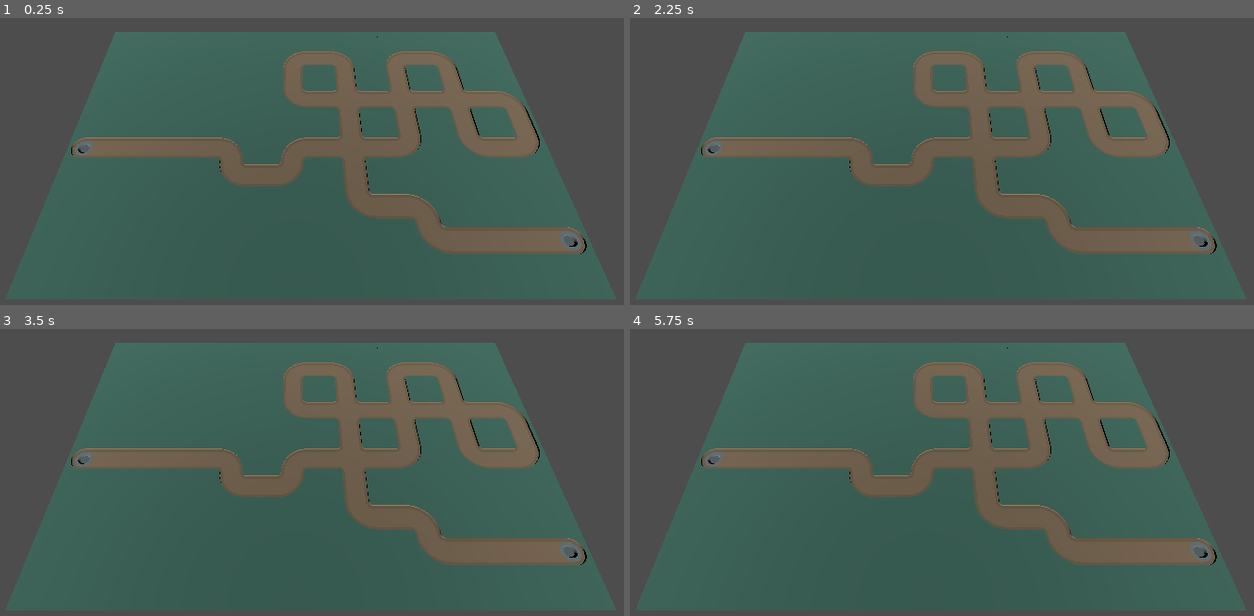
Above: before the commit, frames 1-4 (two rows, left to right).
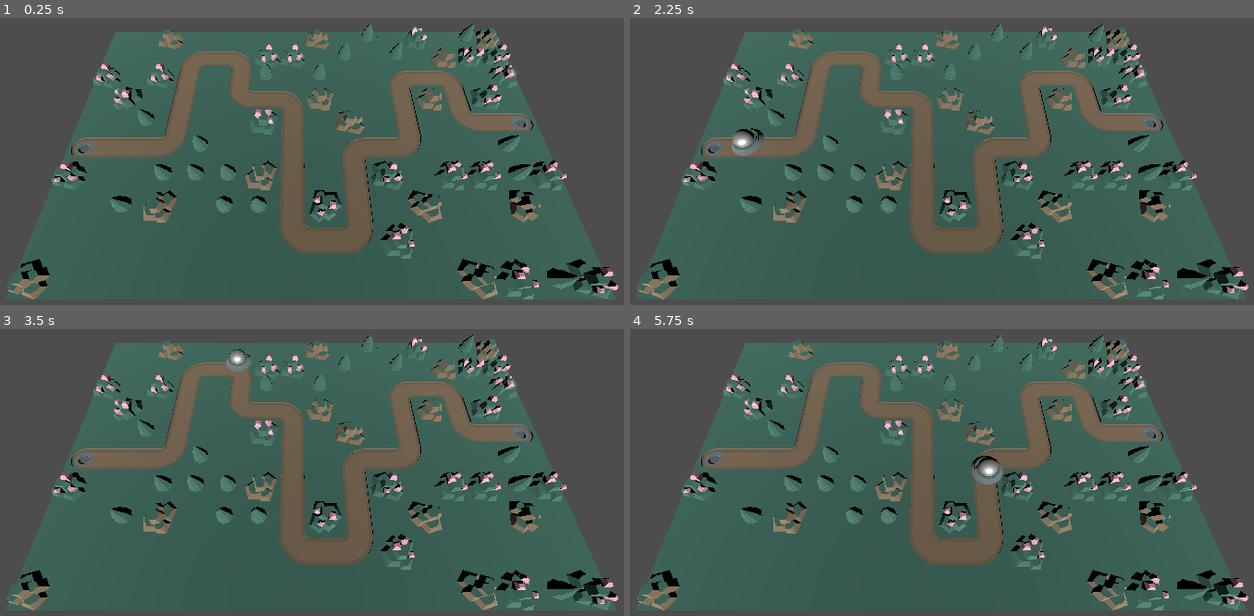
Above: after the commit, the same moments.

Repository: marcosfersu/towerDefense
Game: Godot game, scene res://components/path_display/path_display.tscn
Same seed, same stepped clock (60 frames per second), same inputs: the game is played once before the commit and once after it.
Inputs:
- Up to frame 1 (0.25 s): no input
- Up to frame 2 (2.25 s): tap Enter at 0.5, 2 s; tap Space at 1.25 s
- Up to frame 3 (3.5 s): no input
- Up to frame 4 (5.75 s): no input

The runs differ from the first frame. In frame 1, 21% of the frame differs, in the area x 1-100%, y 1-99%; in frame 2, 21%; in frame 3, 21%; in frame 4, 21%.

Commit message:
add lopp and enemy. autoload

Diff:
--- a/components/path_display/path_display.gd
+++ b/components/path_display/path_display.gd
@@ -1,59 +1,67 @@
 extends Node3D
 
+@export var tile_start: PackedScene
 @export var tile_end: PackedScene
 @export var tile_straight: PackedScene
 @export var tile_corner: PackedScene
-@export var tile_empty: PackedScene
-@export var tile_crossing: PackedScene
+@export var tile_crossroads: PackedScene
+@export var tile_enemy: PackedScene
+@export var tile_empty: Array[PackedScene]
 
-@export var map_length: int = 16
-@export var map_height: int = 10
-
-@export var loop: bool = true
-@export var min_path_size = 50
-@export var max_path_size = 70
-@export var min_loops = 3
-@export var max_loops = 5
-
-var _pg: PathGenerator
-
-# Called when the node enters the scene tree for the first time.
+## Assumes the path generator has finished, and adds the remaining tiles to fill in the grid.
 func _ready():
-	_pg = PathGenerator.new(map_length, map_height)
-	_display_path()
 	_complete_grid()
 
+	await get_tree().create_timer(2).timeout
+	_pop_along_grid()
+
+func _pop_along_grid():
+	var box = tile_enemy.instantiate()
+
+	var c3d:Curve3D = Curve3D.new()
+
+	for element in PathGenInstance.get_path_route():
+		c3d.add_point(Vector3(element.x, 0.4, element.y))
+
+	var p3d:Path3D = Path3D.new()
+	add_child(p3d)
+	p3d.curve = c3d
+
+	var pf3d:PathFollow3D = PathFollow3D.new()
+	p3d.add_child(pf3d)
+	pf3d.add_child(box)
+
+	var curr_distance:float = 0.0
+
+	while curr_distance < c3d.point_count-1:
+		curr_distance += 0.1
+		pf3d.progress = clamp(curr_distance, 0, c3d.point_count-1.00001)
+		await get_tree().create_timer(0.01).timeout
+
+	if curr_distance >= c3d.point_count-1:
+		box.queue_free()
+
 func _complete_grid():
-	for x in range(map_length):
-		for y in range(map_height):
-			if not _pg.get_path().has(Vector2i(x,y)):
-				var tile: Node3D = tile_empty.instantiate()
+	for x in range(PathGenInstance.path_config.map_length):
+		for y in range(PathGenInstance.path_config.map_height):
+			if not PathGenInstance.get_path_route().has(Vector2i(x,y)):
+				var tile:Node3D = tile_empty.pick_random().instantiate()
 				add_child(tile)
 				tile.global_position = Vector3(x, 0, y)
-
-func _display_path():
-	var iteration_count: int = 1
-	_pg.generate_path(true)
-
-	while _pg.get_path().size() < min_path_size or _pg.get_path().size() > max_path_size or _pg.get_loop_count() < min_loops or _pg.get_loop_count() > max_loops:
-		iteration_count += 1
-		_pg.generate_path(true)
-
-	print("Generated a path of %d tiles after %d iterations" % [_pg.get_path().size(), iteration_count])
-	print(_pg.get_path())
+				tile.global_rotation_degrees = Vector3(0, randi_range(0,3)*90, 0)
 
 
-	for i in range(_pg.get_path().size()):
-		var tile_score: int = _pg.get_tile_score(i)
+	for i in range(PathGenInstance.get_path_route().size()):
+		var tile_score: int = PathGenInstance.get_tile_score(i)
 
-		var tile: Node3D = tile_empty.instantiate()
+		var tile: Node3D = tile_empty[0].instantiate()
 		var tile_rotation: Vector3 = Vector3.ZERO
 
 		if tile_score == 2:
 			tile = tile_end.instantiate()
 			tile_rotation = Vector3(0,-90,0)
 		elif tile_score == 8:
-			tile = tile_end.instantiate()
+			tile = tile_start.instantiate()
 			tile_rotation = Vector3(0,90,0)
 		elif tile_score == 10:
 			tile = tile_straight.instantiate()
@@ -74,9 +82,9 @@
 			tile = tile_corner.instantiate()
 			tile_rotation = Vector3(0,270,0)
 		elif tile_score == 15:
-			tile = tile_crossing.instantiate()
+			tile = tile_crossroads.instantiate()
 			tile_rotation = Vector3(0,0,0)
 
 		add_child(tile)
-		tile.global_position = Vector3(_pg.get_path_tile(i).x, 0, _pg.get_path_tile(i).y)
+		tile.global_position = Vector3(PathGenInstance.get_path_tile(i).x, 0, PathGenInstance.get_path_tile(i).y)
 		tile.global_rotation_degrees = tile_rotation
--- a/components/path_display/path_display.tscn
+++ b/components/path_display/path_display.tscn
@@ -1,20 +1,25 @@
-[gd_scene load_steps=7 format=3 uid="uid://i71rtmkkjxgt"]
+[gd_scene load_steps=11 format=3 uid="uid://i71rtmkkjxgt"]
 
 [ext_resource type="Script" path="res://components/path_display/path_display.gd" id="1_en18q"]
 [ext_resource type="PackedScene" uid="uid://btf0jka7ikjfx" path="res://assets/tile_endRoundSpawn.glb" id="2_2md6o"]
 [ext_resource type="PackedScene" uid="uid://bepx5m7bnqa31" path="res://assets/tile_straight.glb" id="2_8nabp"]
 [ext_resource type="PackedScene" uid="uid://0eok8ff1mn4f" path="res://assets/tile_cornerRound.glb" id="3_iqjqi"]
-[ext_resource type="PackedScene" uid="uid://dxwh07n0xk3bb" path="res://assets/tile.glb" id="4_yiprk"]
-[ext_resource type="PackedScene" uid="uid://bm28scfp0ldcc" path="res://assets/tile_crossing.glb" id="6_7uegp"]
+[ext_resource type="PackedScene" uid="uid://bbtvbjam3w7yb" path="res://assets/tile_crystal.glb" id="5_4wjb1"]
+[ext_resource type="PackedScene" uid="uid://u2s5tgrmdg6y" path="res://assets/tile_rock.glb" id="6_74d6d"]
+[ext_resource type="PackedScene" uid="uid://bm28scfp0ldcc" path="res://assets/tile_crossing.glb" id="6_xc4iu"]
+[ext_resource type="PackedScene" uid="uid://bk5deujrejeuh" path="res://assets/tile_tree.glb" id="7_24fbr"]
+[ext_resource type="PackedScene" uid="uid://dxwh07n0xk3bb" path="res://assets/tile.glb" id="8_5cgay"]
+[ext_resource type="PackedScene" uid="uid://d2gnab1q74oua" path="res://assets/enemy_ufoGreen.glb" id="10_lpem0"]
 
 [node name="path_display" type="Node3D"]
 script = ExtResource("1_en18q")
+tile_start = ExtResource("2_2md6o")
 tile_end = ExtResource("2_2md6o")
 tile_straight = ExtResource("2_8nabp")
 tile_corner = ExtResource("3_iqjqi")
-tile_empty = ExtResource("4_yiprk")
-tile_crossing = ExtResource("6_7uegp")
-loop = false
+tile_crossroads = ExtResource("6_xc4iu")
+tile_enemy = ExtResource("10_lpem0")
+tile_empty = Array[PackedScene]([ExtResource("5_4wjb1"), ExtResource("6_74d6d"), ExtResource("7_24fbr"), ExtResource("8_5cgay"), ExtResource("8_5cgay"), ExtResource("8_5cgay"), ExtResource("8_5cgay"), ExtResource("8_5cgay")])
 
 [node name="Camera3D" type="Camera3D" parent="."]
 transform = Transform3D(1, 0, 0, 0, 0.43281, 0.901485, 0, -0.901485, 0.43281, 7.10545, 8.18694, 9.23536)
--- a/components/path_display/path_generator.gd
+++ b/components/path_display/path_generator.gd
@@ -1,82 +1,98 @@
-extends Object
+extends Node
 class_name PathGenerator
 
-var _grid_length: int
-var _grid_height: int
 var _loop_count: int
 
-var _path: Array[Vector2i]
 
-func _init(length: int, height: int):
-	_grid_length = length
-	_grid_height = height
+var path_config:PathGeneratorConfig = preload("res://resources/basic_path_conf.tres")
+
+var _path_route: Array[Vector2i]
+
+func _init():
+	generate_path(path_config.add_loops)
+
+	if path_config.add_loops:
+		while(_path_route.size() < path_config.min_path_size or _path_route.size() > path_config.max_path_size
+			or _loop_count < path_config.min_loops or _loop_count > path_config.max_loops
+		):
+				generate_path(path_config.add_loops)
+	else:
+		while(_path_route.size() < 35):
+			generate_path(path_config.add_loops)
+
 
 func generate_path(add_loops:bool = false):
-	_path.clear()
+	_path_route.clear()
+	randomize()
 	_loop_count = 0
-	randomize()
 
-	var x: int = 0
-	var y: int = int(_grid_height/2)
+	var x = 0
+	var y = int(path_config.map_height/2.0)
 
-	while x < _grid_length:
-		if not _path.has(Vector2i(x, y)):
-			_path.append(Vector2i(x, y))
+	while x < path_config.map_length:
+		if not _path_route.has(Vector2i(x,y)):
+			_path_route.append(Vector2i(x,y))
 
-		var choice: int = randi_range(0, 2)
+		var choice:int = randi_range(0,2)
 
-		if choice == 0 or x % 2 == 0 or x == _grid_length - 1:
+		if choice == 0 or x < 2 or x % 2 == 0 or x == path_config.map_length-1:
 			x += 1
-		elif choice == 1 and y < _grid_height - 2  and not _path.has(Vector2i(x, y + 1)):
+		elif choice == 1 and y < path_config.map_height-2 and not _path_route.has(Vector2i(x,y+1)):
 			y += 1
-		elif choice == 2 and y > 2 and not _path.has(Vector2i(x, y - 1)):
+		elif choice == 2 and y > 1 and not _path_route.has(Vector2i(x,y-1)):
 			y -= 1
 
 	if add_loops:
 		_add_loops()
 
-	return _path
+
+	return _path_route
+
 
 func get_tile_score(index: int) -> int:
 	var score: int = 0
+	var x = _path_route[index].x
+	var y = _path_route[index].y
 
-	var x = _path[index].x
-	var y = _path[index].y
-
-	score += 1 if _path.has(Vector2i(x, y - 1)) else 0
-	score += 2 if _path.has(Vector2i(x + 1, y)) else 0
-	score += 4 if _path.has(Vector2i(x, y + 1)) else 0
-	score += 8 if _path.has(Vector2i(x - 1, y)) else 0
+	score += 1 if _path_route.has(Vector2i(x,y-1)) else 0
+	score += 2 if _path_route.has(Vector2i(x+1,y)) else 0
+	score += 4 if _path_route.has(Vector2i(x,y+1)) else 0
+	score += 8 if _path_route.has(Vector2i(x-1,y)) else 0
 
 	return score
 
-func get_path() -> Array[Vector2i]:
-	return _path
+
+func get_path_route() -> Array[Vector2i]:
+	return _path_route
+
+
+func get_path_tile(index: int) -> Vector2i:
+	return _path_route[index]
+
 
 func _add_loops():
-	# See if we can add any loops
-	var loops_generated:bool = true
 
-	# Keep generating loops until you can't any more!
-	while loops_generated:
+	var loops_generated: bool = true
+
+
+	while loops_generated and _loop_count < path_config.max_loops:
 		loops_generated = false
-		for i in range(_path.size()):
-			var loop:Array[Vector2i] = _is_loop_option(i)
-			# If the loops size > 0, then _is_loop_option found a loop... So add
-			# it to the array!
+		for i in range(_path_route.size()):
+			var loop: Array[Vector2i] = _is_loop_option(i)
+
 			if loop.size() > 0:
 				loops_generated = true
 				for j in range(loop.size()):
-					_path.insert(i+1+j, loop[j])
+					_path_route.insert(i+1+j, loop[j])
 
 
 func _is_loop_option(index: int) -> Array[Vector2i]:
-	var x: int = _path[index].x
-	var y: int = _path[index].y
-	var return_path:Array[Vector2i]
+	var x: int = _path_route[index].x
+	var y: int = _path_route[index].y
+	var return_path: Array[Vector2i]
 
-	#Yellow
-	if (x < _grid_length-1 and y > 1
+
+	if (x < path_config.map_length-1 and y > 1
 		and _tile_loc_free(x, y-3) and _tile_loc_free(x+1, y-3) and _tile_loc_free(x+2, y-3)
 		and _tile_loc_free(x-1, y-2) and _tile_loc_free(x, y-2) and _tile_loc_free(x+1, y-2) and _tile_loc_free(x+2, y-2) and _tile_loc_free(x+3, y-2)
 		and _tile_loc_free(x-1, y-1) and _tile_loc_free(x, y-1) and _tile_loc_free(x+1, y-1) and _tile_loc_free(x+2, y-1) and _tile_loc_free(x+3, y-1)
@@ -84,12 +100,12 @@
 		and _tile_loc_free(x+1,y+1) and _tile_loc_free(x+2,y+1)):
 		return_path = [Vector2i(x+1,y), Vector2i(x+2,y), Vector2i(x+2,y-1), Vector2i(x+2,y-2), Vector2i(x+1,y-2), Vector2i(x,y-2), Vector2i(x,y-1)]
 
-		if _path[index-1].y > y:
+		if _path_route[index-1].y > y:
 			return_path.reverse()
 
 		_loop_count += 1
 		return_path.append(Vector2i(x,y))
-	#Blue
+
 	elif (x > 2 and y > 1
 			and _tile_loc_free(x, y-3) and _tile_loc_free(x-1, y-3) and _tile_loc_free(x-2, y-3)
 			and _tile_loc_free(x-1, y) and _tile_loc_free(x-2, y) and _tile_loc_free(x-3, y)
@@ -98,13 +114,13 @@
 			and _tile_loc_free(x-1, y+1) and _tile_loc_free(x-2, y+1)):
 		return_path = [Vector2i(x,y-1), Vector2i(x,y-2), Vector2i(x-1,y-2), Vector2i(x-2,y-2), Vector2i(x-2,y-1), Vector2i(x-2,y), Vector2i(x-1,y)]
 
-		if _path[index-1].x > x:
+		if _path_route[index-1].x > x:
 			return_path.reverse()
 
 		_loop_count += 1
 		return_path.append(Vector2i(x,y))
-	#Red
-	elif (x < _grid_length-1 and y < _grid_height-2
+
+	elif (x < path_config.map_length-1 and y < path_config.map_height-2
 			and _tile_loc_free(x, y+3) and _tile_loc_free(x+1, y+3) and _tile_loc_free(x+2, y+3)
 			and _tile_loc_free(x+1, y-1) and _tile_loc_free(x+2, y-1)
 			and _tile_loc_free(x+1, y) and _tile_loc_free(x+2, y) and _tile_loc_free(x+3, y)
@@ -112,13 +128,13 @@
 			and _tile_loc_free(x-1, y+2) and _tile_loc_free(x, y+2) and _tile_loc_free(x+1, y+2) and _tile_loc_free(x+2, y+2) and _tile_loc_free(x+3, y+2)):
 		return_path = [Vector2i(x+1,y), Vector2i(x+2,y), Vector2i(x+2,y+1), Vector2i(x+2,y+2), Vector2i(x+1,y+2), Vector2i(x,y+2), Vector2i(x,y+1)]
 
-		if _path[index-1].y < y:
+		if _path_route[index-1].y < y:
 			return_path.reverse()
 
 		_loop_count += 1
 		return_path.append(Vector2i(x,y))
-	# Brown
-	elif (x > 2 and y < _grid_height-2
+
+	elif (x > 2 and y < path_config.map_height-2
 			and _tile_loc_free(x, y+3) and _tile_loc_free(x-1, y+3) and _tile_loc_free(x-2, y+3)
 			and _tile_loc_free(x-1, y-1) and _tile_loc_free(x-2, y-1)
 			and _tile_loc_free(x-1, y) and _tile_loc_free(x-2, y) and _tile_loc_free(x-3, y)
@@ -126,7 +142,7 @@
 			and _tile_loc_free(x+1, y+2) and _tile_loc_free(x, y+2) and _tile_loc_free(x-1, y+2) and _tile_loc_free(x-2, y+2) and _tile_loc_free(x-3, y+2)):
 		return_path = [Vector2i(x,y+1), Vector2i(x,y+2), Vector2i(x-1,y+2), Vector2i(x-2,y+2), Vector2i(x-2,y+1), Vector2i(x-2,y), Vector2i(x-1,y)]
 
-		if _path[index-1].x > x:
+		if _path_route[index-1].x > x:
 			return_path.reverse()
 
 		_loop_count += 1
@@ -134,18 +150,26 @@
 
 	return return_path
 
-## Returns true if there is a path tile at the x,y coordinate.
 func _tile_loc_taken(x: int, y: int) -> bool:
-	return _path.has(Vector2i(x,y))
+	return _path_route.has(Vector2i(x,y))
 
-## Returns true if there is no path tile at the x,y coordinate.
 func _tile_loc_free(x: int, y: int) -> bool:
-	return not _path.has(Vector2i(x,y))
+	return not _path_route.has(Vector2i(x,y))
 
-## Returns the number of loops currently in the path.
 func get_loop_count() -> int:
 	return _loop_count
 
-## Returns the Vector2i path tile at the given index.
-func get_path_tile(index: int) -> Vector2i:
-	return _path[index]
+#func to_path_follow_3d() -> PathFollow3D:
+#	var c3d:Curve3D = Curve3D.new()
+#
+#	for element in _path:
+#		c3d.add_point(Vector3(element.x, 0.4, element.y))
+#
+#	var p3d:Path3D = Path3D.new()
+##	add_child(p3d)
+#	p3d.curve = c3d
+#
+#	var pf3d:PathFollow3D = PathFollow3D.new()
+#	p3d.add_child(pf3d)
+#
+#	return pf3d
--- /dev/null
+++ b/components/path_display/path_generator_config.gd
@@ -0,0 +1,11 @@
+extends Resource
+class_name PathGeneratorConfig
+
+@export var map_length: int = 16
+@export var map_height: int = 10
+
+@export var min_path_size = 50
+@export var max_path_size = 70
+@export var add_loops: bool = false
+@export var min_loops = 3
+@export var max_loops = 5
--- a/project.godot
+++ b/project.godot
@@ -14,3 +14,7 @@
 run/main_scene="res://components/path_display/path_display.tscn"
 config/features=PackedStringArray("4.2", "Forward Plus")
 config/icon="res://icon.svg"
+
+[autoload]
+
+PathGenInstance="*res://components/path_display/path_generator.gd"
--- /dev/null
+++ b/resources/basic_path_conf.tres
@@ -0,0 +1,13 @@
+[gd_resource type="Resource" script_class="PathGeneratorConfig" load_steps=2 format=3 uid="uid://bc7whyk7dmcyd"]
+
+[ext_resource type="Script" path="res://components/path_display/path_generator_config.gd" id="1_4ki7o"]
+
+[resource]
+script = ExtResource("1_4ki7o")
+map_length = 16
+map_height = 10
+min_path_size = 50
+max_path_size = 70
+add_loops = false
+min_loops = 2
+max_loops = 3
Not shown, added: components/path_display/pat333F.tmp
Not shown, added: components/path_display/pat7E9.tmp
